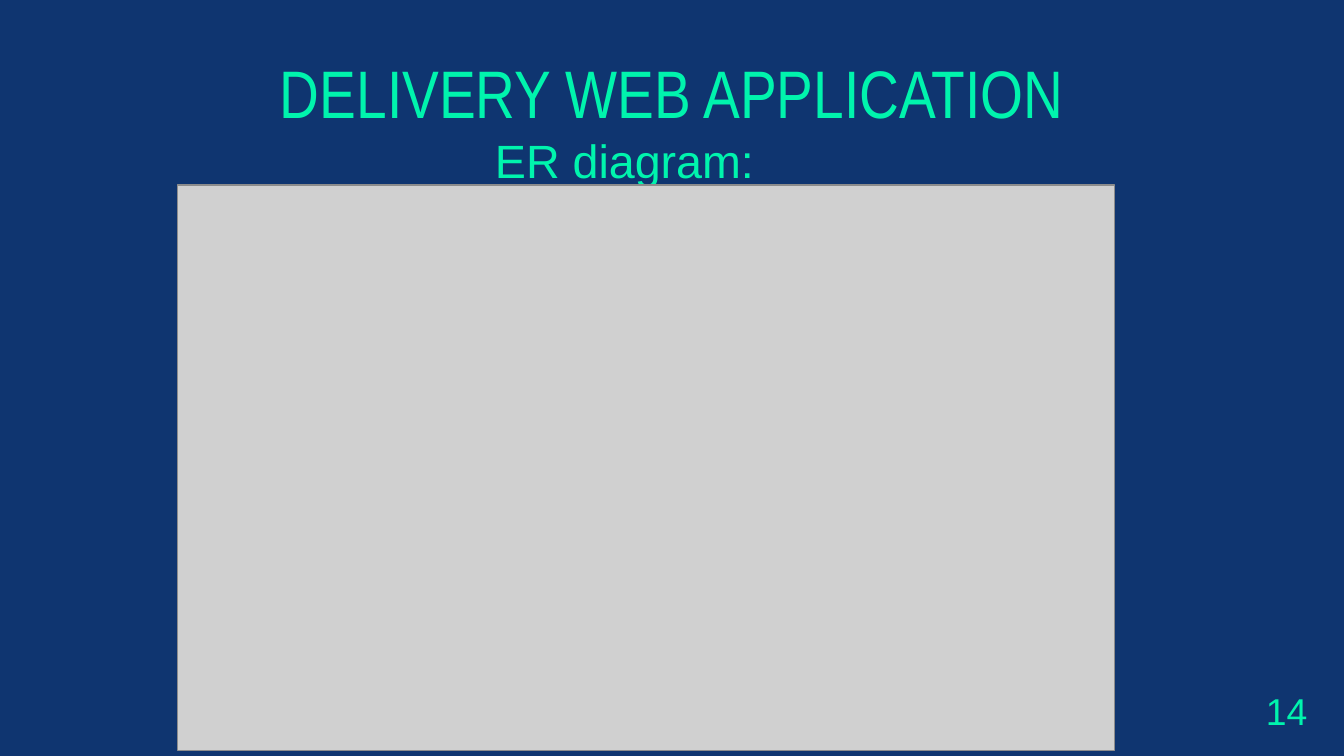
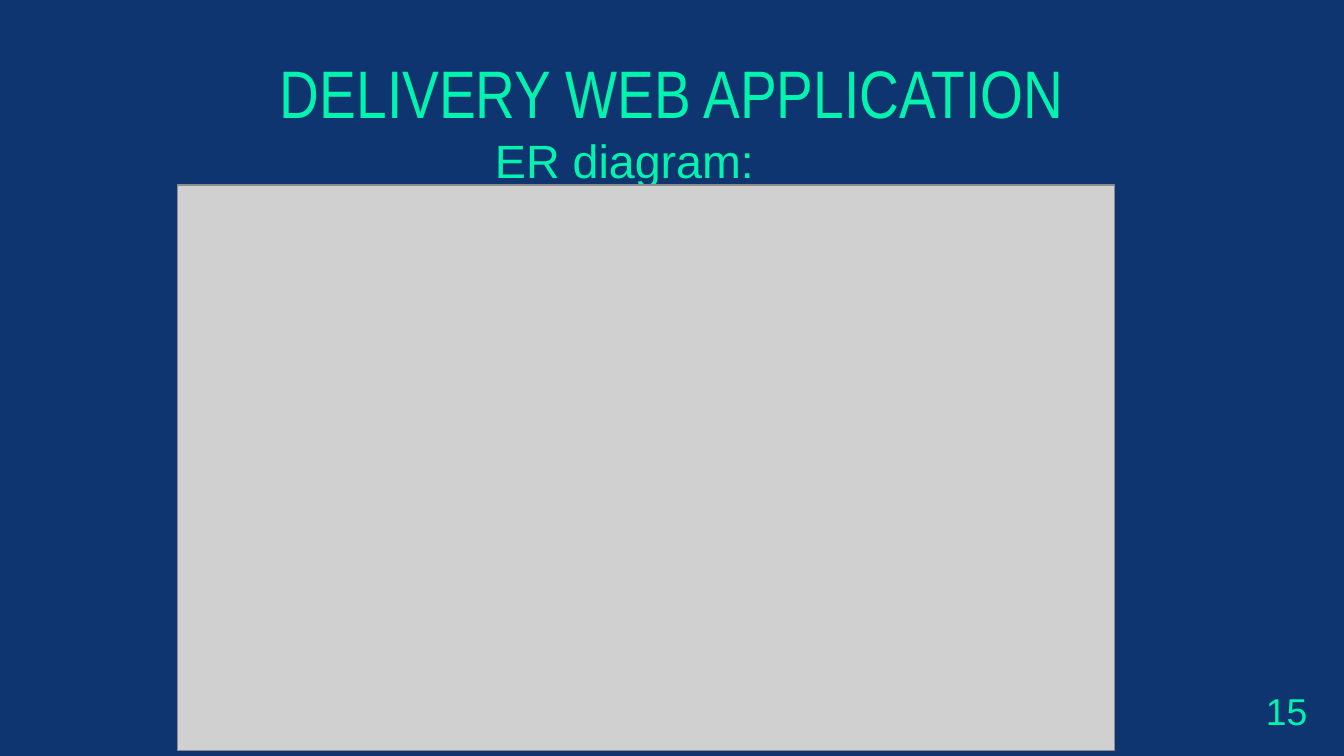
Before and after one commit to AntonioMakdissi/seniorProject, a slide deck: slide 21 of Report/CENG495_CCE_FINAL_PPT_ANTONIO_FAWZY.pptx (slide 20 before the commit). Drawn at 1344x756 pixels with LibreOffice and Linux fonts; fonts in the diff are those of the drawing; grey boxes stand for pictures. Boxes give left, top, right and bottom in pixels: in the first picture for what was removed or moved away, otherwise in the second. Text is boxed around its words. In the diff, an @@ line names an element or a change of style, - is before the commit and + after.

```diff
--- a/Report/CENG495_CCE_FINAL_PPT_ANTONIO_FAWZY.pptx
+++ b/Report/CENG495_CCE_FINAL_PPT_ANTONIO_FAWZY.pptx
@@ text at [1266, 699, 1308, 726]: text changed @@
-14
+15
```
Also in this commit, not shown: 14 other slides changed, 1 slide added, 2 other files.
